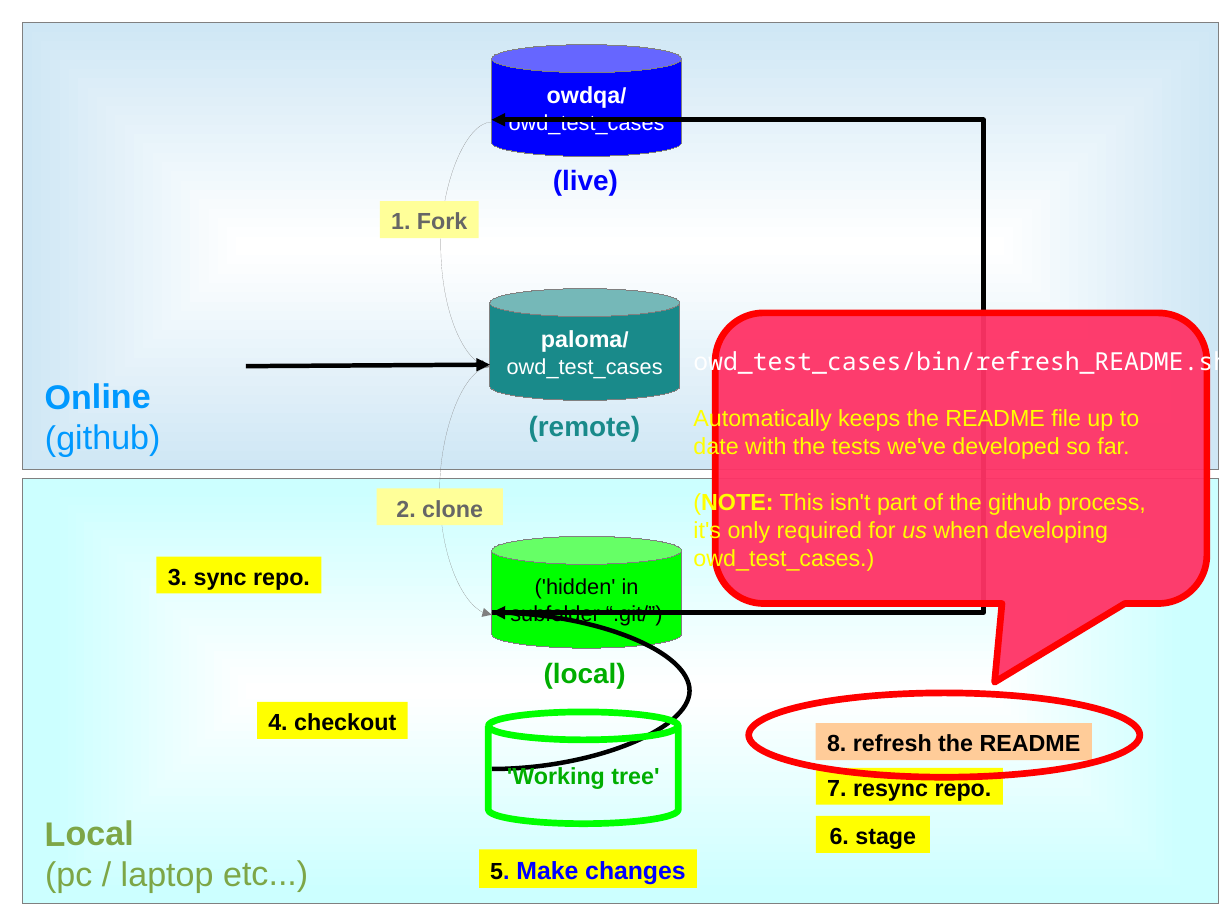
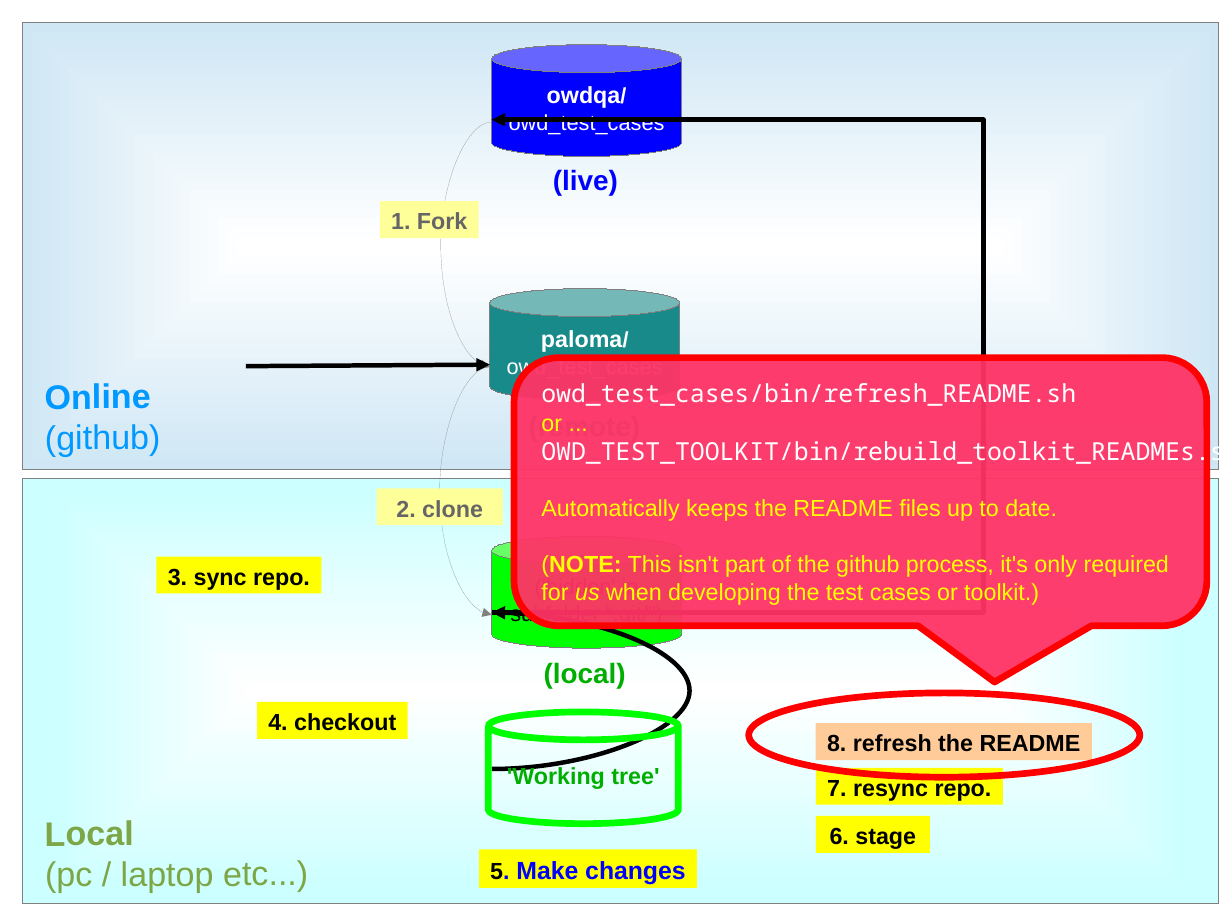
Before and after one commit to owdqa/owd_test_cases, a slide deck: slide 13 of Docs/Github guide.odp. Drawn at 1232x924 pixels with LibreOffice and Linux fonts; fonts in the diff are those of the drawing. Boxes give left, top, right and bottom in pixels: in the first picture for what was removed or moved away, otherwise in the second. Text is boxed around its words. In the diff, an @@ line names an element or a change of style, - is before the commit and + after.

```diff
--- a/Docs/Github guide.odp
+++ b/Docs/Github guide.odp
@@ rounded speech box "owd_test_cases/bin/refresh_README.sh" resized from (x1=715, y1=313, x2=1207, y2=604) to (x1=514, y1=358, x2=1207, y2=626) @@
@@ rounded speech box "owd_test_cases/bin/refresh_README.sh" at (x1=514, y1=358, x2=1207, y2=626): proportions changed @@
@@ text in rounded speech box at (x1=541, y1=383, x2=1076, y2=406): alignment centre to left @@
@@ text in rounded speech box at (x1=541, y1=418, x2=1232, y2=605): text changed @@
-Automatically keeps the README file up to
-date with the tests we've developed so far.
-(NOTE: This isn't part of the github process,
-it's only required for us when developing
-owd_test_cases.)
+or ...
+OWD_TEST_TOOLKIT/bin/rebuild_toolkit_READMEs.sh
+Automatically keeps the README files up to date.
+(NOTE: This isn't part of the github process, it's only required
+for us when developing the test cases or toolkit.)
```
Also in this commit, not shown: 2 other files.
